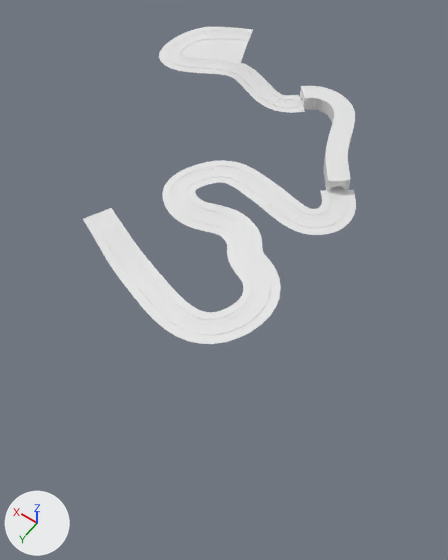
The FBX model Assets/Static/City/City 1-1/city1-1.fbx, before and after one commit.
One viewpoint serves both versions: a camera (50 mm lens) standing at (-4.96, 11.79, 9.61) and looking at (0.24, 4.51, -1.82). The lights are fixed; the arrows at lower left show +X, +Y and +Z. Materials are left out; every surface is plain grey. Where no turn or scale is listed for an object, it has been applied to the vertices.

The older version as bpy lines, for what is in view:
```python
me_mesh_003 = bpy.data.meshes.new('Mesh.003')
me_mesh_003.from_pydata(...)  # 1011 vertices, 547 faces; spans x -1.55..5.75, y -2.17..6.67, z -2.0..0.04
me_mesh_003.materials.append(mat_city1_1_track)
me_mesh_004 = bpy.data.meshes.new('Mesh.004')
me_mesh_004.from_pydata(...)  # 2547 vertices, 2256 faces; spans x -1.36..5.47, y -2.0..6.4, z -2.0..0.03
me_mesh_004.materials.append(mat_city1_1_track)
me_mesh_005 = bpy.data.meshes.new('Mesh.005')
me_mesh_005.from_pydata(...)  # 756 vertices, 698 faces; spans x -2.48..0.18, y -0.53..2.21, z -0.33..0.36
me_mesh_005.materials.append(mat_city1_1_track)
ob_polysurface11 = bpy.data.objects.new('polySurface11', me_mesh_003)
ob_polysurface11.location = (0.0, 0.0, 0.0)
ob_ppipe2 = bpy.data.objects.new('pPipe2', me_mesh_005)
ob_ppipe2.location = (1.46, -0.76, -0.56)
ob_track = bpy.data.objects.new('track', me_mesh_004)
ob_track.location = (0.04, 0.04, 0.01)
```
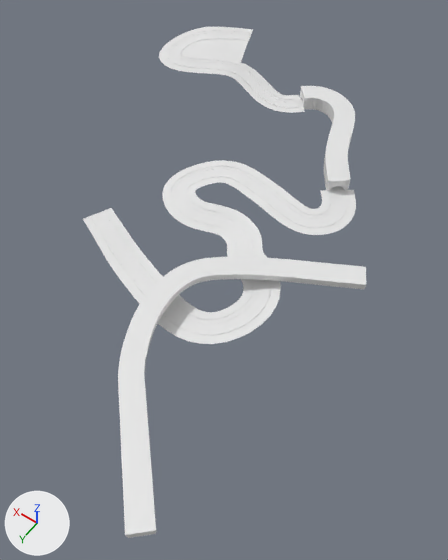
Changed parts and their boxes [x1, y1, x2, y2] in the pictures (448 x 560 px):
'pCube3', added: after [118, 257, 366, 538]

Patch to the scene script:
```diff
--- a/Assets/Static/City/City 1-1/city1-1.fbx.py
+++ b/Assets/Static/City/City 1-1/city1-1.fbx.py
@@ me_mesh_006 @@
+me_mesh_006.from_pydata(...)  # 328 vertices, 324 faces; spans x -0.73..2.87, y -0.54..6.65, z -0.09..0.15
@@ ob_pcube3 @@
+ob_pcube3 = bpy.data.objects.new('pCube3', me_mesh_006)
+ob_pcube3.location = (-2.03, 3.68, -0.83)
```
